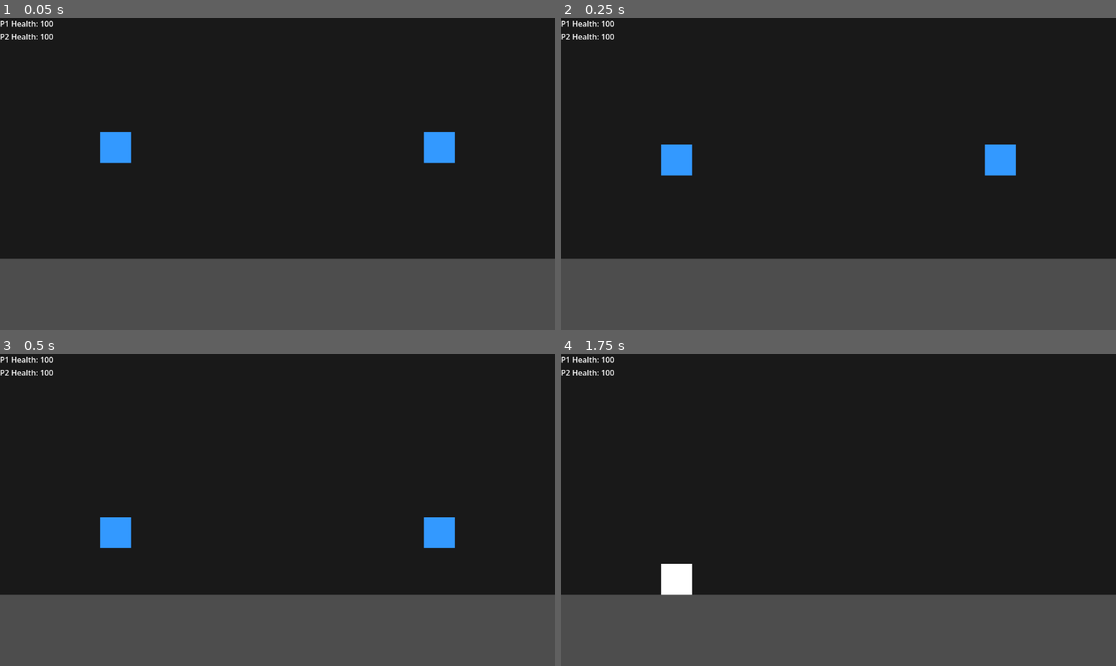
Above: before the commit, frames 1-4 (two rows, left to right).
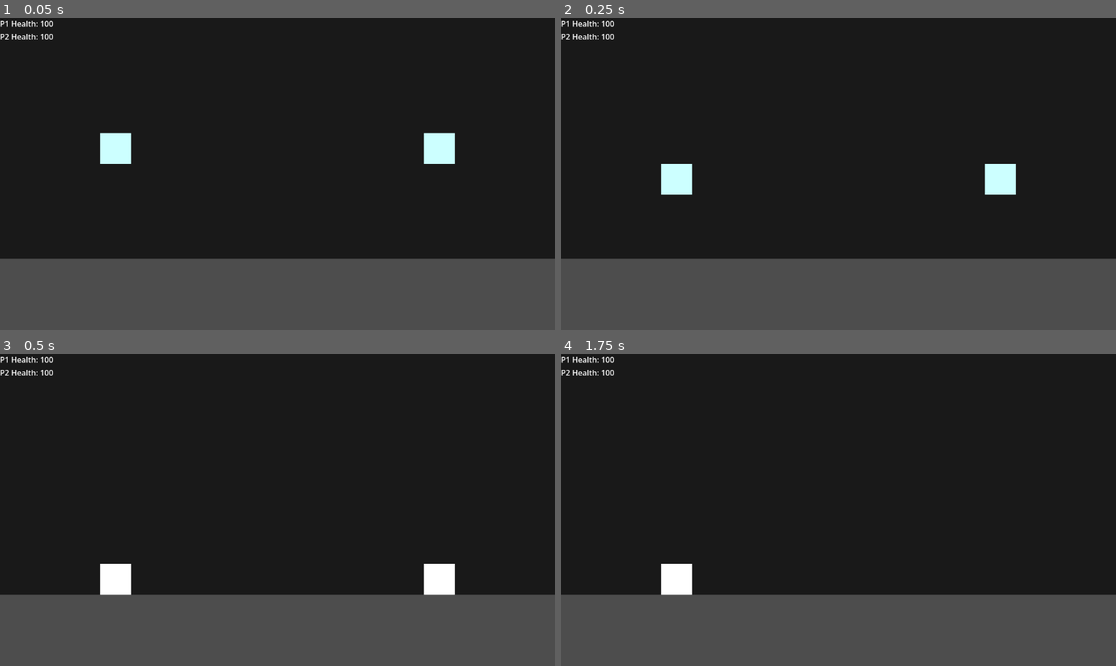
Above: after the commit, the same moments.

Repository: GitLlamma/Fight-Fight-Game-Game
Game: Godot game, scene res://scenes/main.tscn
Two runs of this game, one before a commit and one after it. Both use one fixed random seed, a clock stepped at 60 frames per second and the inputs below.
Inputs:
- Up to frame 1 (0.05 s): no input
- Up to frame 2 (0.25 s): no input
- Up to frame 3 (0.5 s): no input
- Up to frame 4 (1.75 s): hold Up (ui_up) 0.53-1.28 s; hold Right (ui_right) from 0.53 s (still down); tap T (attack_p1) at 1.35 s; tap Up (ui_up) at 1.52, 1.55 s

The runs differ from the first frame. In frame 1, 1.2% of the frame differs, in the area x 18-82%, y 36-47%; in frame 2, 1.8%; in frame 3, 2.3%, in the area x 18-82%, y 52-78%; in frame 4, nothing differs.

Commit message:
Added double jump and adjusted physics

Diff:
--- a/GodotFiles/fight-fight-game-game/scripts/player_controller.gd
+++ b/GodotFiles/fight-fight-game-game/scripts/player_controller.gd
@@ -5,9 +5,29 @@
 signal health_changed(player_number: int, health: float, max_health: float)
 signal defeated(player_number: int)
 
-@export var speed = 300.0
-@export var jump_force = -400.0
-@export var gravity = 800.0
+@export var speed = 400.0
+@export var ground_acceleration = 3000.0
+@export var ground_deceleration = 2500.0
+@export var air_acceleration = 850.0
+@export var air_deceleration = 350.0
+@export var air_release_deceleration = 700.0
+@export var air_reverse_acceleration = 1100.0
+@export var max_air_speed_factor = 0.92
+@export var max_air_reverse_speed_factor = 0.72
+@export var jump_force = -600.0
+@export var max_jumps = 2
+@export var double_jump_force = -560.0
+@export var double_jump_hold_factor = 0.55
+@export var double_jump_control_time = 0.14
+@export var double_jump_air_acceleration = 1250.0
+@export var double_jump_air_reverse_acceleration = 1450.0
+@export var double_jump_direction_speed_factor = 0.9
+@export var double_jump_burst_acceleration = 220.0
+@export var double_jump_reverse_burst_acceleration = 360.0
+@export var gravity = 2000.0
+@export var max_jump_hold_time = 0.13
+@export var held_jump_gravity_multiplier = 0.31
+@export var short_hop_velocity_multiplier = 0.62
 @export var max_health = 100.0
 @export var attack_damage = 10.0
 @export var attack_cooldown = 0.5
@@ -19,6 +39,9 @@
 var player_number = 1
 var facing_dir := 1
 var is_damage_flashing := false
+var jump_hold_timer := 0.0
+var jump_count := 0
+var double_jump_control_timer := 0.0
 
 @onready var sprite = $Sprite
 @onready var attack_hitbox = $AttackHitbox
@@ -41,21 +64,52 @@
 func _physics_process(delta):
 	var input = get_input()
 
-	# Handle movement
-	var moving = false
+	# Handle movement with momentum and limited air turning.
+	var input_dir: int = 0
 	if input["left"]:
-		velocity.x = -speed
-		moving = true
-		facing_dir = -1
-	elif input["right"]:
-		velocity.x = speed
-		moving = true
-		facing_dir = 1
-	else:
-		velocity.x = 0
+		input_dir -= 1
+	if input["right"]:
+		input_dir += 1
+
+	if input_dir != 0:
+		facing_dir = input_dir
+
+	if is_on_floor():
+		jump_count = 0
+		double_jump_control_timer = 0.0
+	elif double_jump_control_timer > 0.0:
+		double_jump_control_timer = max(double_jump_control_timer - delta, 0.0)
+
+	if is_on_floor():
+		var ground_target_speed: float = float(input_dir) * speed
+		var ground_accel: float = ground_acceleration if input_dir != 0 else ground_deceleration
+		velocity.x = move_toward(velocity.x, ground_target_speed, ground_accel * delta)
+	else:
+		var current_air_acceleration: float = air_acceleration
+		var current_air_reverse_acceleration: float = air_reverse_acceleration
+		var current_max_air_speed_factor: float = max_air_speed_factor
+		if double_jump_control_timer > 0.0:
+			current_air_acceleration = double_jump_air_acceleration
+			current_air_reverse_acceleration = double_jump_air_reverse_acceleration
+			current_max_air_speed_factor = max(current_max_air_speed_factor, double_jump_direction_speed_factor)
+
+		var air_target_speed: float = float(input_dir) * speed * current_max_air_speed_factor
+		if input_dir == 0:
+			# Letting go of movement in-air should bleed momentum faster.
+			velocity.x = move_toward(velocity.x, 0.0, air_release_deceleration * delta)
+		elif signf(velocity.x) == 0.0 or signf(velocity.x) == float(input_dir):
+			velocity.x = move_toward(velocity.x, air_target_speed, current_air_acceleration * delta)
+		else:
+			# Allow reversals in air, but cap reverse speed lower than forward air drift.
+			var air_reverse_target_speed: float = float(input_dir) * speed * max_air_reverse_speed_factor
+			velocity.x = move_toward(velocity.x, air_reverse_target_speed, current_air_reverse_acceleration * delta)
+
+	var moving := absf(velocity.x) > 10.0
 
 	# Update animation state
-	if is_attacking:
+	if not is_on_floor():
+		update_animation("jump")
+	elif is_attacking:
 		update_animation("attack")
 	elif moving:
 		update_animation("walk")
@@ -63,13 +117,29 @@
 		update_animation("idle")
 
 	# Handle jump
-	if input["jump"] and is_on_floor():
-		velocity.y = jump_force
+	if input["jump"] and jump_count < max_jumps:
+		if jump_count == 0:
+			velocity.y = jump_force
+			jump_hold_timer = max_jump_hold_time
+		else:
+			_perform_double_jump(input_dir)
+
+		jump_count += 1
 		update_animation("jump")
 
 	# Apply gravity
 	if not is_on_floor():
-		velocity.y += gravity * delta
+		# Releasing jump early creates a short hop.
+		if velocity.y < 0 and not input["jump_hold"] and jump_hold_timer > 0.0:
+			velocity.y *= short_hop_velocity_multiplier
+			jump_hold_timer = 0.0
+
+		if velocity.y < 0 and input["jump_hold"] and jump_hold_timer > 0.0:
+			velocity.y += gravity * held_jump_gravity_multiplier * delta
+			jump_hold_timer -= delta
+		else:
+			velocity.y += gravity * delta
+			jump_hold_timer = 0.0
 	elif velocity.y > 0:
 		velocity.y = 0
 
@@ -96,6 +166,7 @@
 			"left": Input.is_action_pressed("ui_left_p1"),
 			"right": Input.is_action_pressed("ui_right_p1"),
 			"jump": Input.is_action_just_pressed("ui_up_p1"),
+			"jump_hold": Input.is_action_pressed("ui_up_p1"),
 			"attack": Input.is_action_just_pressed("attack_p1")
 		}
 	else:
@@ -103,8 +174,25 @@
 			"left": Input.is_action_pressed("ui_left_p2") or Input.is_action_pressed("ui_left"),
 			"right": Input.is_action_pressed("ui_right_p2") or Input.is_action_pressed("ui_right"),
 			"jump": Input.is_action_just_pressed("ui_up_p2") or Input.is_action_just_pressed("ui_up"),
+			"jump_hold": Input.is_action_pressed("ui_up_p2") or Input.is_action_pressed("ui_up"),
 			"attack": Input.is_action_just_pressed("attack_p2")
 		}
+
+func _perform_double_jump(input_dir: int):
+	velocity.y = double_jump_force
+	jump_hold_timer = max_jump_hold_time * double_jump_hold_factor
+	double_jump_control_timer = double_jump_control_time
+
+	var jump_dir: int = input_dir
+	if jump_dir == 0:
+		jump_dir = int(signf(velocity.x))
+
+	if jump_dir != 0:
+		facing_dir = jump_dir
+		var target_speed: float = float(jump_dir) * speed * double_jump_direction_speed_factor
+		var turning_around := signf(velocity.x) != 0.0 and signf(velocity.x) != float(jump_dir)
+		var burst_acceleration: float = double_jump_reverse_burst_acceleration if turning_around else double_jump_burst_acceleration
+		velocity.x = move_toward(velocity.x, target_speed, burst_acceleration)
 
 func perform_attack():
 	is_attacking = true
